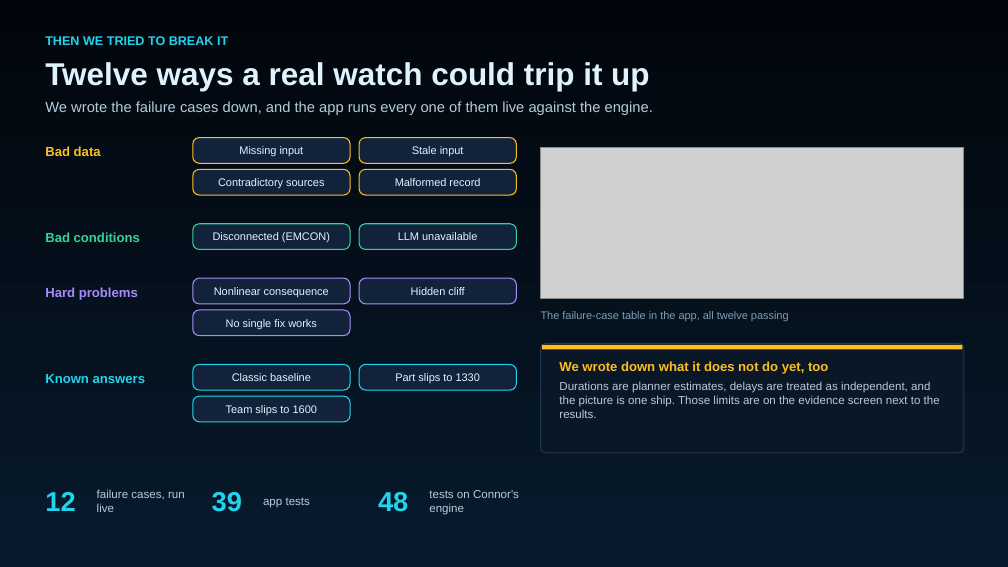
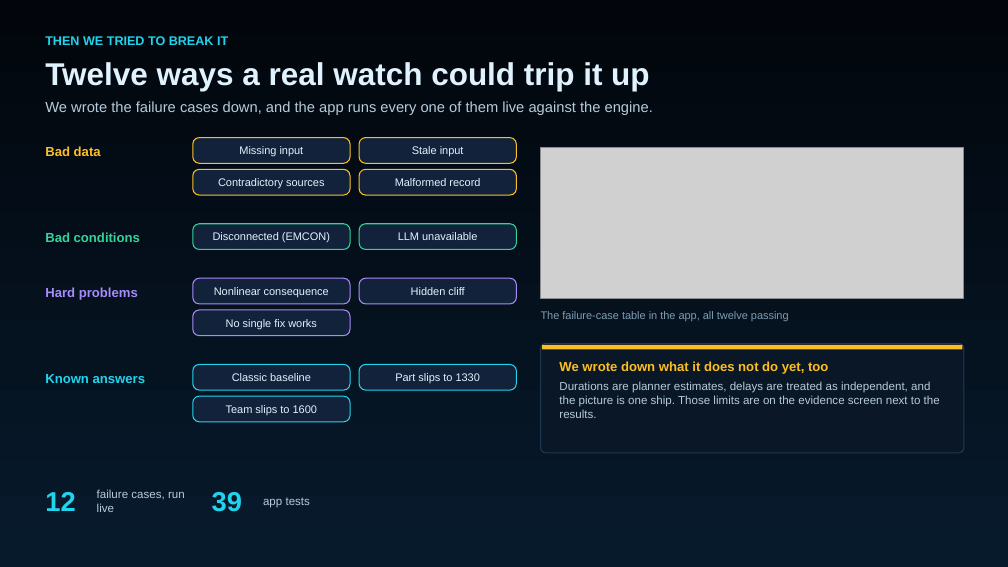
Before and after one commit to bschumacher-uncomn/HAWSIR, a slide deck: slide 14 of docs/slides/HAWSIR_this_week.pptx (slide 13 before the commit). Drawn at 1008x567 pixels with LibreOffice and Linux fonts; fonts in the diff are those of the drawing; grey boxes stand for pictures. Boxes give left, top, right and bottom in pixels: in the first picture for what was removed or moved away, otherwise in the second. Text is boxed around its words. In the diff, an @@ line names an element or a change of style, - is before the commit and + after.

Commit message:
Deck: team Mission Vector, execution engine slide, 30/60/90 plan
Title and team slides name the team. The team slide calls the cluster
hardened and STIG-style and drops the engine test counts. The mission thread
slide says the mission graph is executable. The app now runs on Connor's
engine, so the 'wire it in next' items are gone. 32 slides.

```diff
--- a/docs/slides/HAWSIR_this_week.pptx
+++ b/docs/slides/HAWSIR_this_week.pptx
@@ text removed at <box>378,492,408,512</box> @@
-48
@@ text removed at <box>429,490,519,515</box> @@
-tests on Connor's engine
```
Also in this commit, not shown: 5 other slides changed, 2 slides added, 3 other files.
